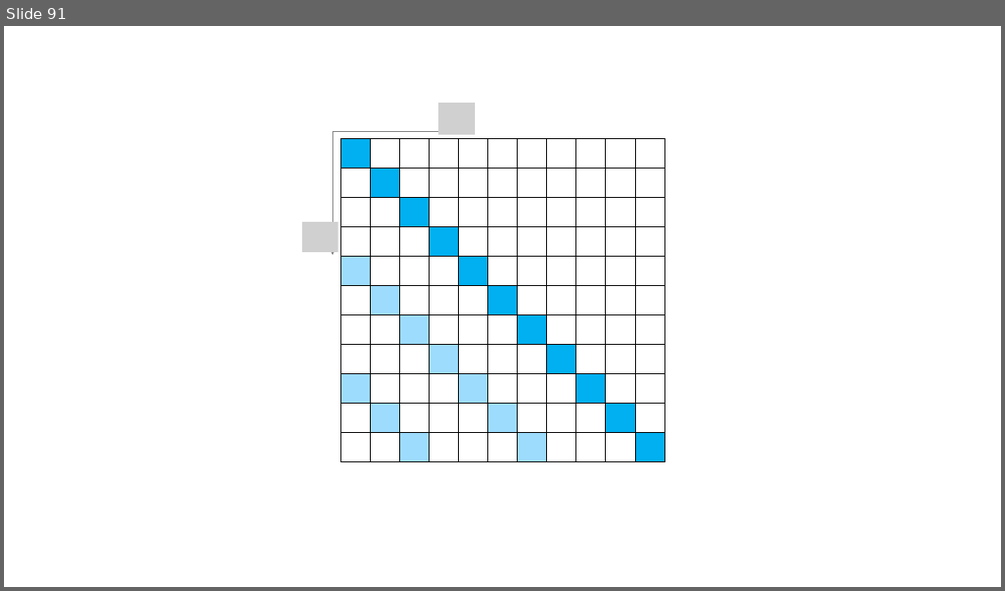
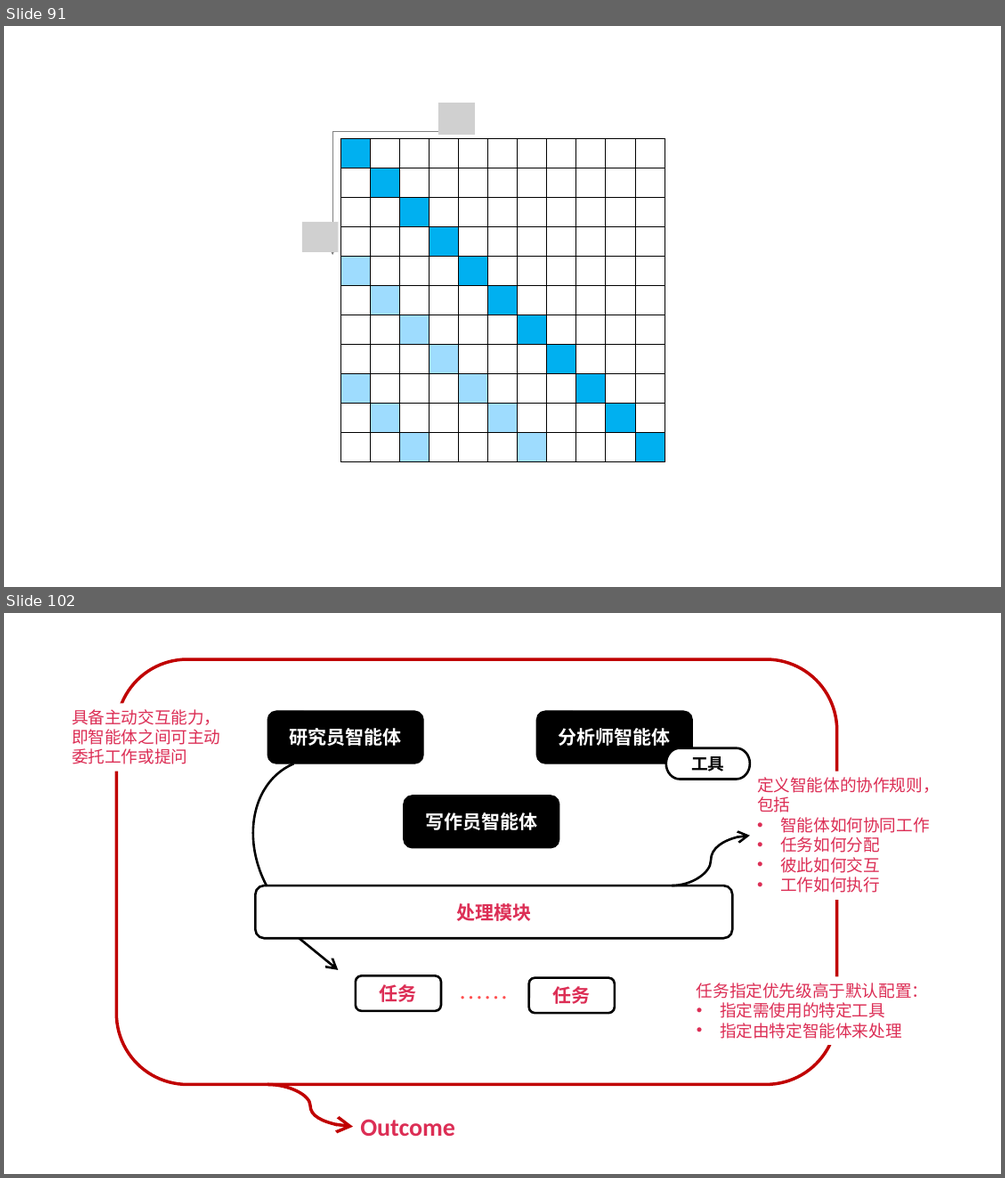
Before and after one commit to clonetimer/pptx, a slide deck: 素材.pptx. Shown one above the other, each under a label of ours: slide 91 before the commit, slides 91 and 102 after it; the slides between them are not shown. The pictures are 1005x591 and 1005x1178 pixels, drawn with LibreOffice and Linux fonts; fonts in the diff are those of the drawing; grey boxes stand for pictures. Boxes give left, top, right and bottom in pixels: in the first picture for what was removed or moved away, otherwise in the second. Text is boxed around its words. In the diff, an @@ line names an element or a change of style, - is before the commit and + after.

```diff
--- a/素材.pptx
+++ b/素材.pptx
@@ slide 102 added at bbox=[4, 613, 1001, 1174], background #FFFFFF @@
@@ group added at bbox=[72, 659, 939, 1135]: 7 rounded rectangles, 5 texts, 2 curved arrows, 1 freeform shape, 1 arrow, 1 arc (boxed as its full ellipse) @@
+研究员智能体
+分析师智能体
+写作员智能体
+工具
+处理模块
+任务
+任务
+具备主动交互能力，即智能体之间可主动委托工作或提问
+……
+定义智能体的协作规则，包括
+• 智能体如何协同工作
+• 任务如何分配
+• 彼此如何交互
+• 工作如何执行
+任务指定优先级高于默认配置：
+• 指定需使用的特定工具
+• 指定由特定智能体来处理
+Outcome
```
Also in this commit, not shown: 1 slide changed, 36 other slides added.
